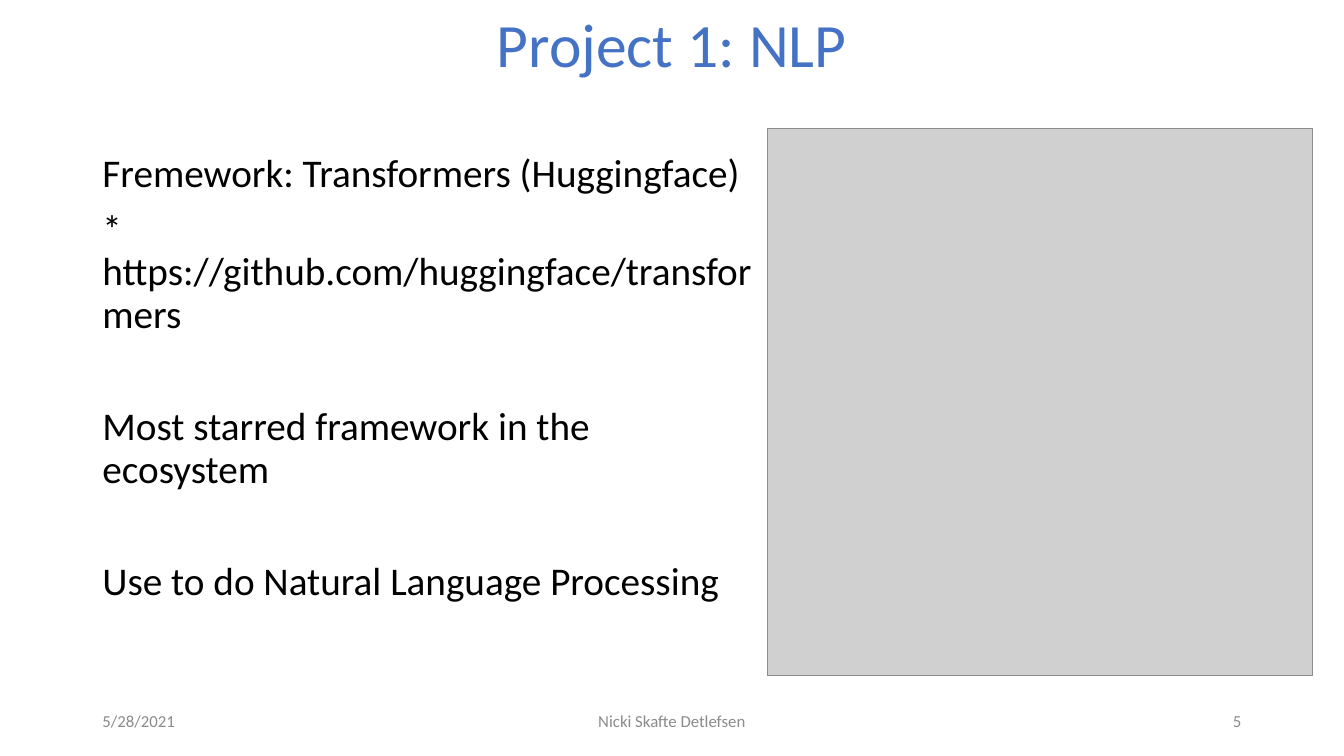
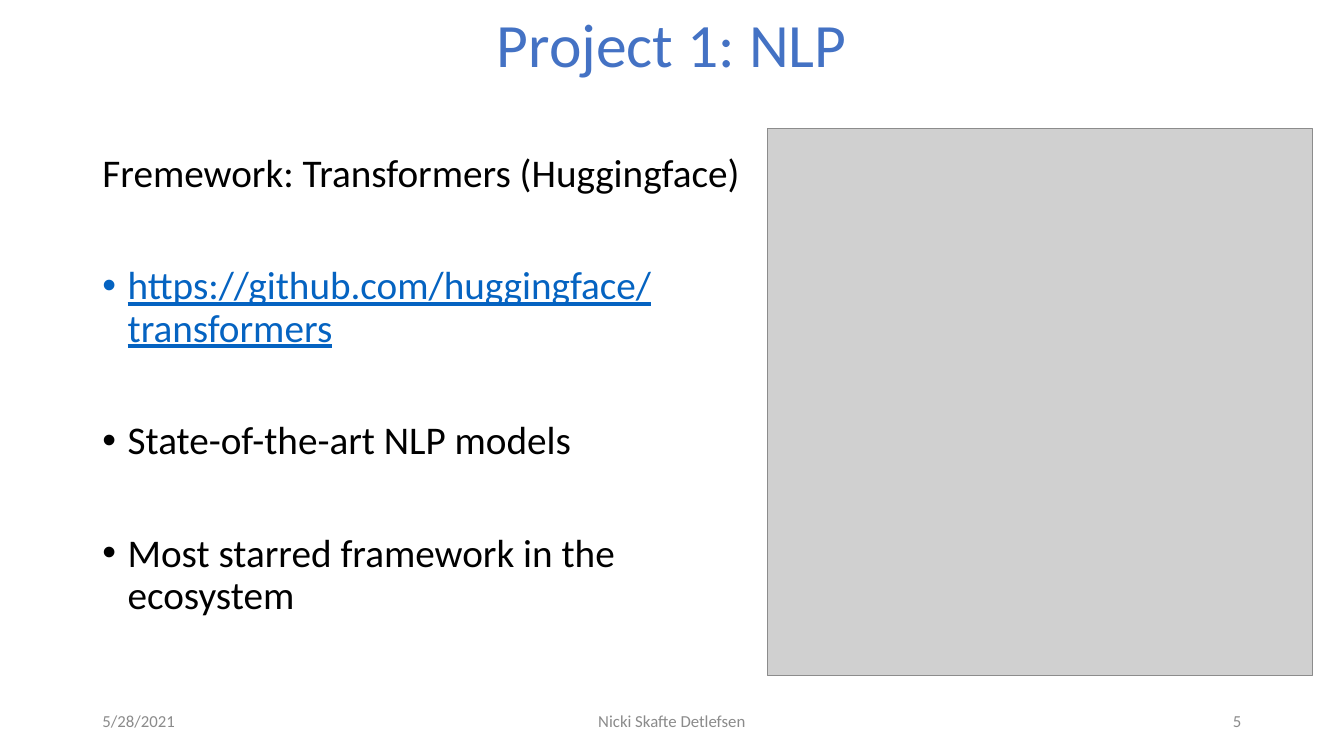
Before and after one commit to DeepEasterbunny/dtu_mlops, a slide deck: slide 5 of 05_project_overview/The_pytorch_ecosystem.pptx. Drawn at 1344x756 pixels with LibreOffice and Linux fonts; fonts in the diff are those of the drawing; grey boxes stand for pictures; background and template pictures are left out. Boxes give left, top, right and bottom in pixels: in the first picture for what was removed or moved away, otherwise in the second. Text is boxed around its words. In the diff, an @@ line names an element or a change of style, - is before the commit and + after.

```diff
--- a/05_project_overview/The_pytorch_ecosystem.pptx
+++ b/05_project_overview/The_pytorch_ecosystem.pptx
@@ text at <box>128,271,651,455</box>: text changed; text colour #000000 to #0563C1 @@
-* https://github.com/huggingface/transformers
+• https://github.com/huggingface/transformers
+• State-of-the-art NLP models
@@ text at <box>128,539,615,616</box>: bullet none to • @@
@@ text at <box>102,567,718,602</box>: paragraph removed @@
-Use to do Natural Language Processing
```
Also in this commit, not shown: 5 other slides changed, 15 other files.
